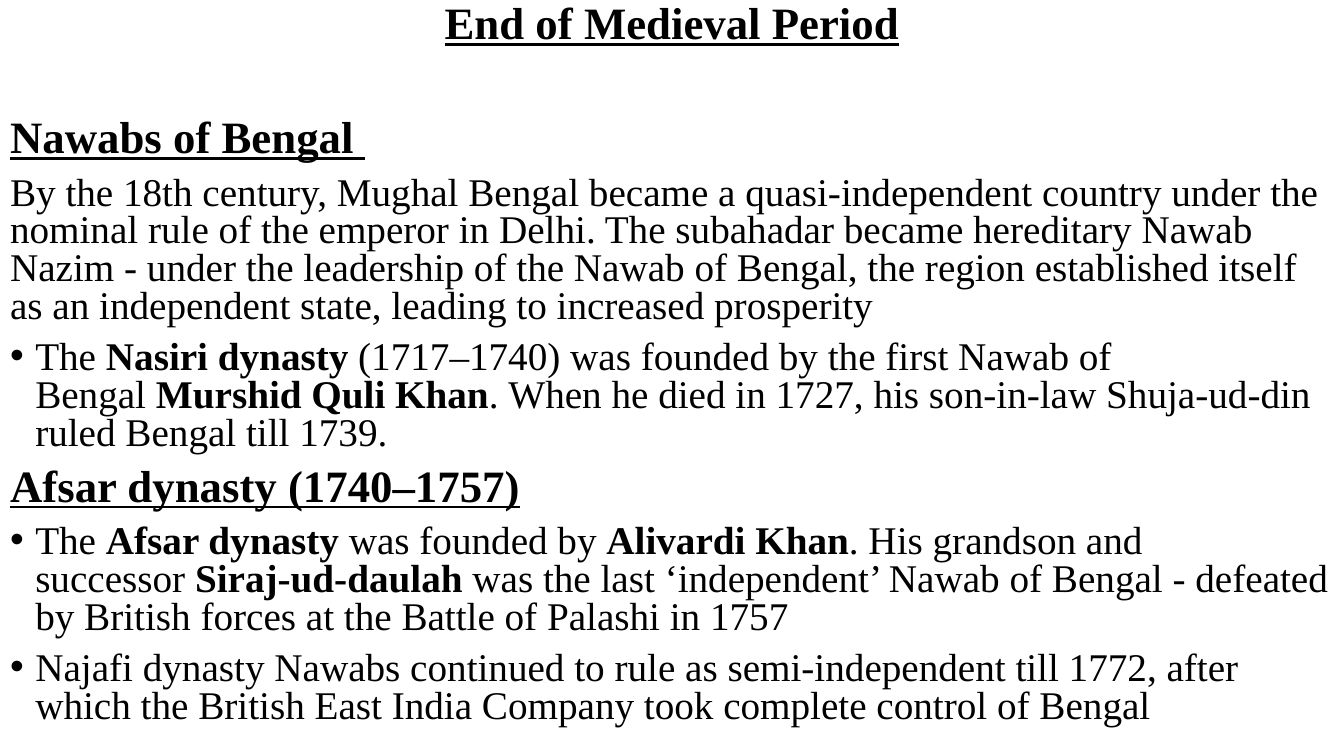
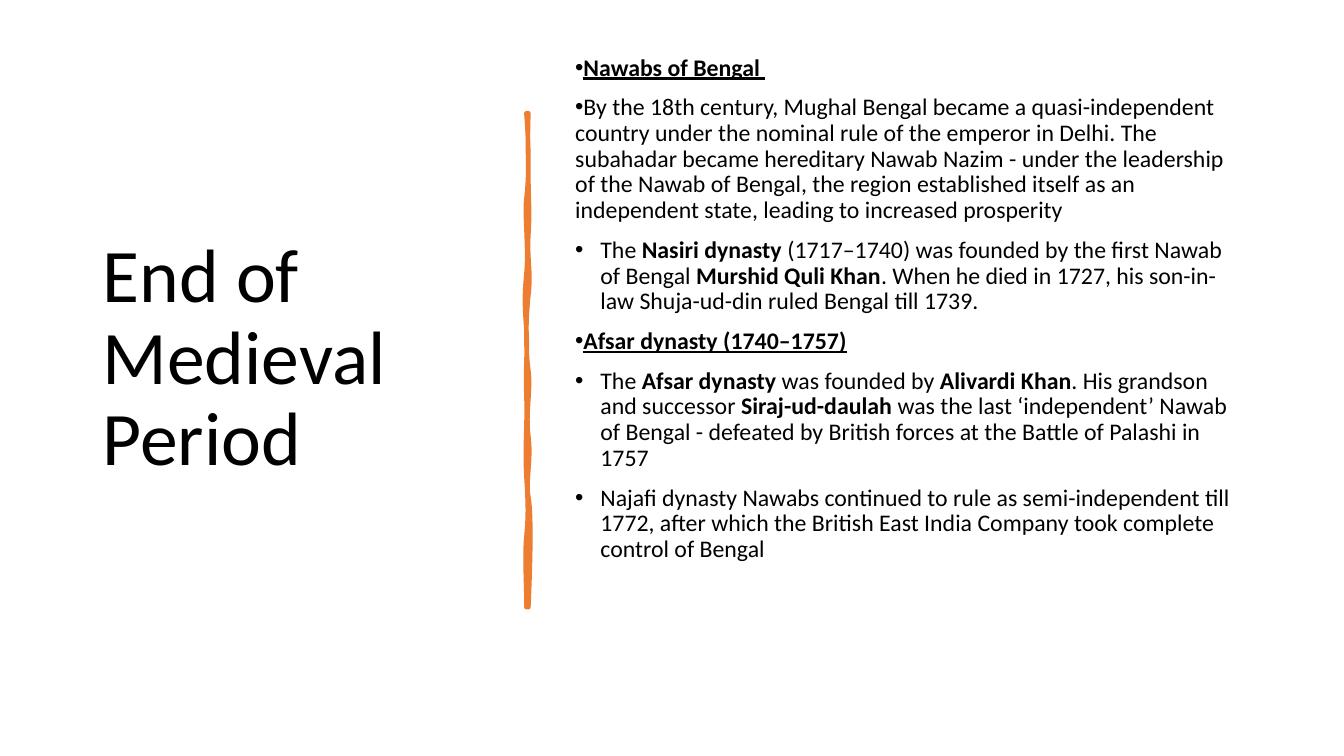
Before and after one commit to MOO-ORG/CSE220, a slide deck: slide 8 of Notes/HST 103_T4 Periodization (Medieval and Modern).pptx. Drawn at 1344x756 pixels with LibreOffice and Linux fonts; fonts in the diff are those of the drawing. Boxes give left, top, right and bottom in pixels: in the first picture for what was removed or moved away, otherwise in the second. Text is boxed around its words. In the diff, an @@ line names an element or a change of style, - is before the commit and + after.

```diff
--- a/Notes/HST 103_T4 Periodization (Medieval and Modern).pptx
+++ b/Notes/HST 103_T4 Periodization (Medieval and Modern).pptx
@@ text at bbox=[445, 7, 899, 46]: paragraph removed @@
-End of Medieval Period
@@ text "Nawabs of Bengal": place and size @@
-text "Nawabs of Bengal" at bbox=[10, 7, 1328, 727]
+text "Nawabs of Bengal" at bbox=[575, 59, 1229, 561]
@@ text "Nawabs of Bengal" at bbox=[575, 59, 1229, 561]: size 32 to 17 pt in "Nawabs of Bengal", "Afsar dynasty (1740–1757)"; font Times New Roman to Calibri, size 28 to 17 pt; bullet none to •; line spacing 0.8 to 0.9; vertical alignment top to middle @@
@@ freeform shape added at bbox=[526, 113, 528, 607], fill #ED7D31, outline #ED7D31 3.25 pt @@
@@ text added at bbox=[103, 249, 386, 466], 54 pt, text #000000 @@
+End of Medieval Period
```
Also in this commit, not shown: 11 other slides changed, 5 other files.
